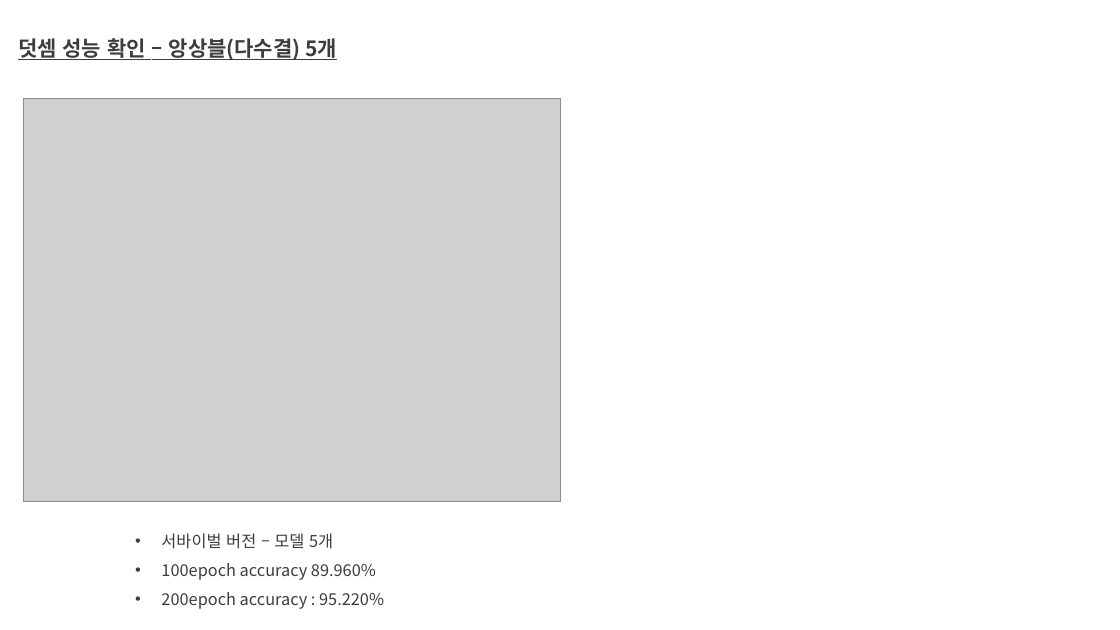
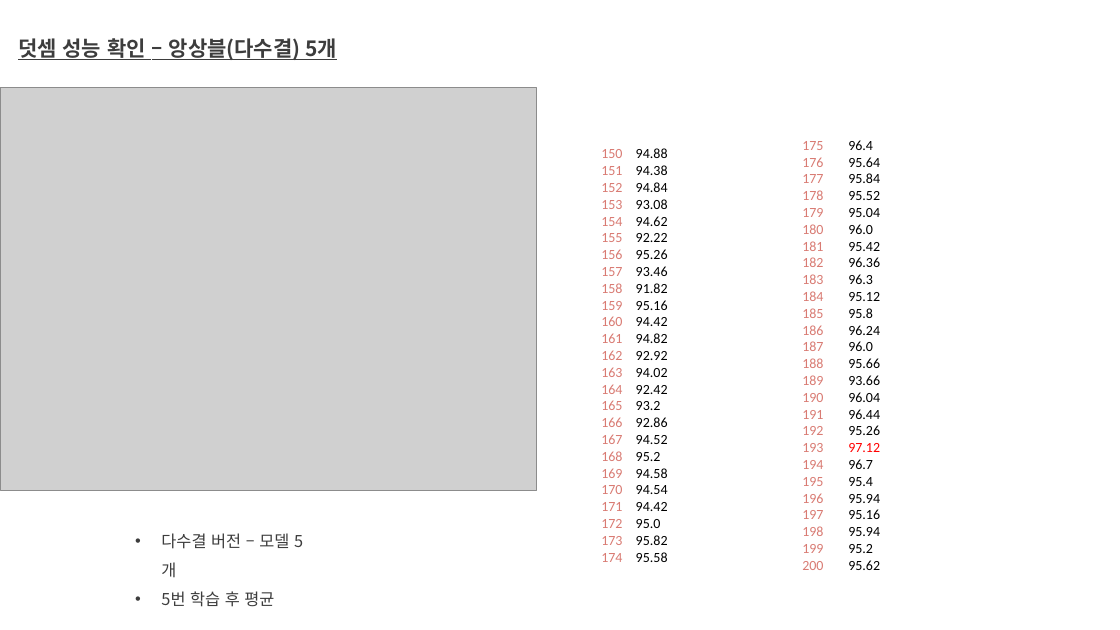
Before and after one commit to aaajeong/Time-Step-Ensemble-in-Arithmetic, a slide deck: slide 24 of 개인미팅준비.pptx. Drawn at 1120x630 pixels with LibreOffice and Linux fonts; fonts in the diff are those of the drawing; grey boxes stand for pictures. Boxes give left, top, right and bottom in pixels: in the first picture for what was removed or moved away, otherwise in the second. Text is boxed around its words. In the diff, an @@ line names an element or a change of style, - is before the commit and + after.

```diff
--- a/개인미팅준비.pptx
+++ b/개인미팅준비.pptx
@@ picture: place and size @@
-picture at (24, 99, 560, 502)
+picture at (0, 88, 537, 491)
@@ text added at (601, 149, 622, 562), 12 pt, text #D97B73 @@
+150
+151
+152
+153
+154
+155
+156
+157
+158
+159
+160
+161
+162
+163
+164
+165
+166
+167
+168
+169
+170
+171
+172
+173
+174
@@ text added at (636, 148, 668, 562), 12 pt, text #000000 @@
+94.88
+94.38
+94.84
+93.08
+94.62
+92.22
+95.26
+93.46
+91.82
+95.16
+94.42
+94.82
+92.92
+94.02
+92.42
+93.2
+92.86
+94.52
+95.2
+94.58
+94.54
+94.42
+95.0
+95.82
+95.58
@@ text added at (802, 141, 823, 570), 12 pt, text #D97B73 @@
+175
+176
+177
+178
+179
+180
+181
+182
+183
+184
+185
+186
+187
+188
+189
+190
+191
+192
+193
+194
+195
+196
+197
+198
+199
+200
@@ text added at (848, 140, 880, 570), 12 pt, text #000000 @@
+96.4
+95.64
+95.84
+95.52
+95.04
+96.0
+95.42
+96.36
+96.3
+95.12
+95.8
+96.24
+96.0
+95.66
+93.66
+96.04
+96.44
+95.26
+97.12
+96.7
+95.4
+95.94
+95.16
+95.94
+95.2
+95.62
@@ text at (161, 533, 289, 607): text changed @@
-  • 서바이벌 버전 – 모델 5개
-  • 100epoch accuracy 89.960%
-  • 200epoch accuracy : 95.220%
+  • 다수결 버전 – 모델 5개
+  • 5번 학습 후 평균
```
Also in this commit, not shown: 2 other slides changed, 2 slides added, 1 slide removed.
